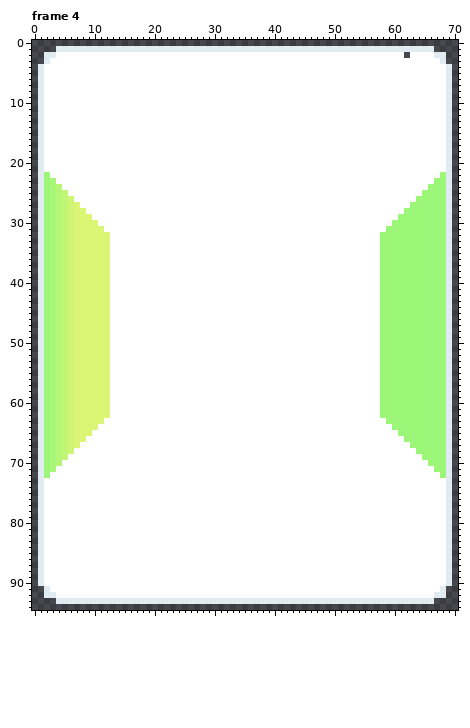
Two states of a pixel-art file, dev/spritesheets/enhancementatlas.aseprite. The picture above is the old version.
71x95 pixels, 12 frames. Colours within 5 levels of each other are drawn and written as one. Shown: frame 4. The commit also changed other frames, which this record leaves out.
Once edited:
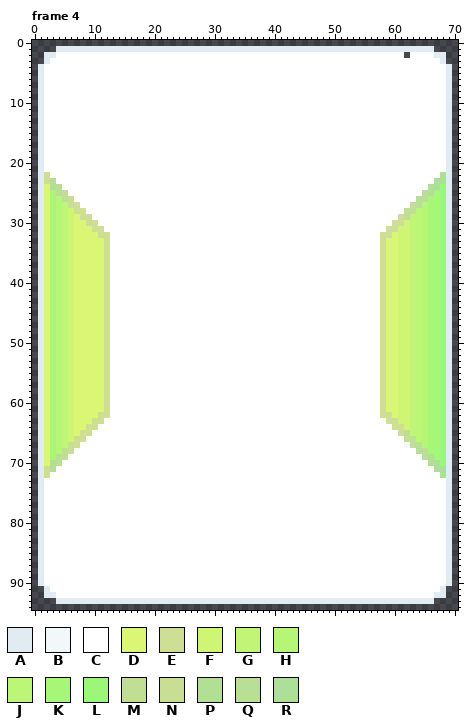
Palette (. is transparent): A #e1ecf2  B #f2f7f9  C #ffffff  D #dbf574  E #cfde95  F #cef574  G #c1f575  H #b5f676  J #bbf676  K #a8f677  L #9cf778  M #c1de95  N #c8de95  P #b2df96  Q #b9df96  R #acdf97
The exact change:
layer "Layer 6" opacity 43% added
Frame 4, layers "Layer 6", "Layer 1":
y 22: x 2 L -> E; x 68 L -> R
y 23: x 2..3 LK -> EP; x 67..68 LL -> RR
y 24: x 2..4 LKH -> DPQ; x 66..67 LL -> PR
y 25: x 2 L -> D; x 4..5 HG -> QM; x 65..67 LLL -> QPK
y 26: x 2 L -> D; x 5..6 GF -> MN; x 64..67 LLLL -> QQKK
y 27: x 2 L -> D; x 6..7 FD -> NE; x 63..67 LLLLL -> MQHKK
y 28: x 2 L -> D; x 7..8 DD -> EE; x 62..67 LLLLLL -> MMJHKK
y 29: x 2 L -> D; x 8..9 DD -> EE; x 61..67 LLLLLLL -> EMGJHKK
y 30: x 2 L -> D; x 9..10 DD -> EE; x 60..67 LLLLLLLL -> EEFGJHKK
y 31: x 2 L -> D; x 10..11 DD -> EE; x 59..67 LLLLLLLLL -> EEFFGJHKK
y 32: x 2 L -> D; x 11..12 DD -> EE; x 58..67 LLLLLLLLLL -> EEDFFGJHKK
y 33..61: x 2 L -> D; x 12 D -> E; x 58..67 LLLLLLLLLL -> EDDFFGJHKK
y 62: x 2 L -> D; x 11..12 DD -> EE; x 58..67 LLLLLLLLLL -> EEDFFGJHKK
y 63: x 2 L -> D; x 10..11 DD -> EE; x 59..67 LLLLLLLLL -> EEFFGJHKK
y 64: x 2 L -> D; x 9..10 DD -> EE; x 60..67 LLLLLLLL -> EEFGJHKK
y 65: x 2 L -> D; x 8..9 DD -> EE; x 61..67 LLLLLLL -> EMGJHKK
y 66: x 2 L -> D; x 7..8 DD -> EE; x 62..67 LLLLLL -> MMJHKK
y 67: x 2 L -> D; x 6..7 FD -> NE; x 62..67 CLLLLL -> BMQHKK
y 68: x 2 L -> D; x 5..6 GF -> MN; x 64..67 LLLL -> QQKK
y 69: x 2 L -> D; x 4..5 HG -> QM; x 65..67 LLL -> QPK
y 70: x 2..4 LKH -> DPQ; x 66..67 LL -> PR
y 71: x 2..3 LK -> EP; x 67..68 LL -> RR
y 72: x 2 L -> E; x 68 L -> R
